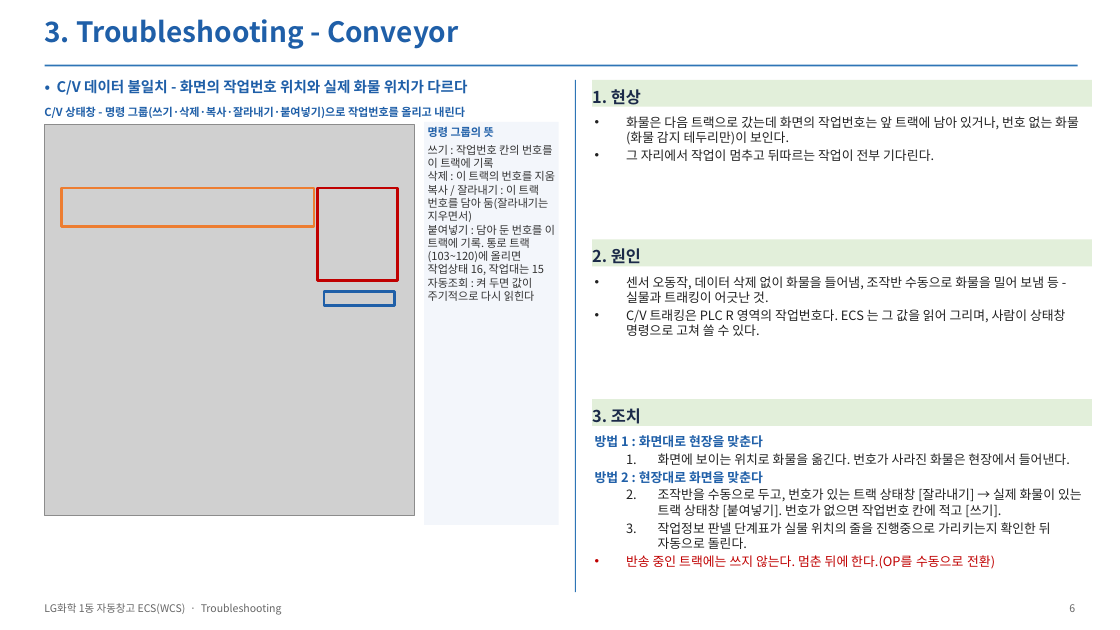
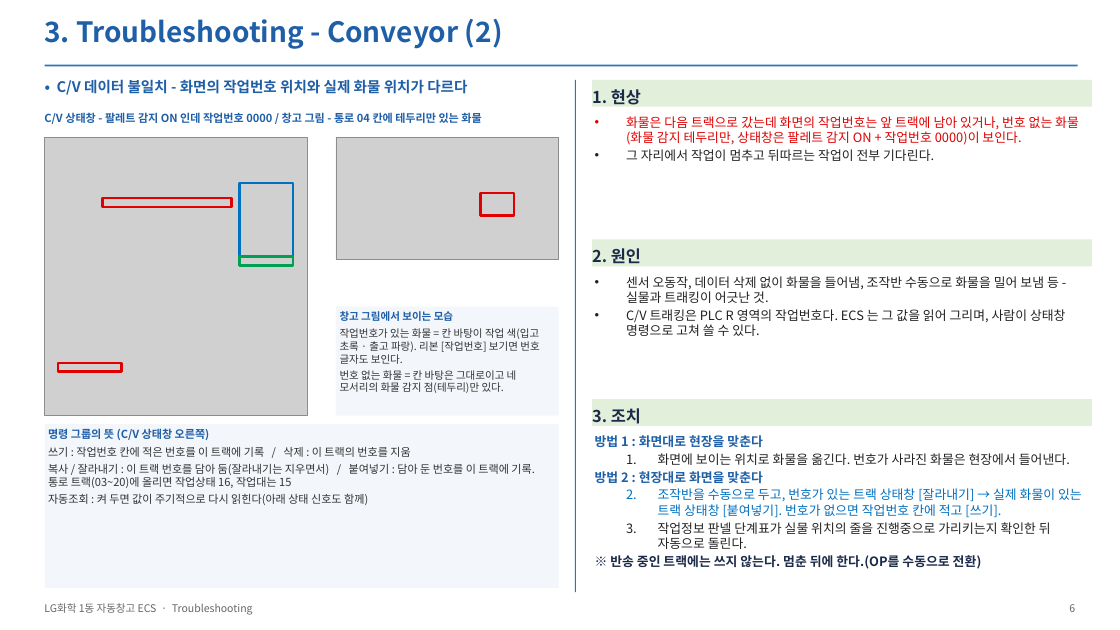
Before and after one commit to yeorijby-coder/LGLS_ALL, a slide deck: slide 6 of docs/산출물_20261110/05_ECS_Troubleshooting.pptx. Drawn at 1120x630 pixels with LibreOffice and Linux fonts; fonts in the diff are those of the drawing; grey boxes stand for pictures. Boxes give left, top, right and bottom in pixels: in the first picture for what was removed or moved away, otherwise in the second. Text is boxed around its words. In the diff, an @@ line names an element or a change of style, - is before the commit and + after.

```diff
--- a/docs/산출물_20261110/05_ECS_Troubleshooting.pptx
+++ b/docs/산출물_20261110/05_ECS_Troubleshooting.pptx
@@ text at (44, 19, 503, 49): text changed @@
-3. Troubleshooting - Conveyor
+3. Troubleshooting - Conveyor (2)
@@ text at (44, 112, 481, 124): text changed @@
-C/V 상태창 - 명령 그룹(쓰기·삭제·복사·잘라내기·붙여넣기)으로 작업번호를 올리고 내린다
+C/V 상태창 - 팔레트 감지 ON 인데 작업번호 0000 / 창고 그림 - 통로 04 칸에 테두리만 있는 화물
@@ text at (626, 116, 1079, 145): text changed; text colour #222222 to #E00000 @@
-• 화물은 다음 트랙으로 갔는데 화면의 작업번호는 앞 트랙에 남아 있거나, 번호 없는 화물(화물 감지 테두리만)이 보인다.
+• 화물은 다음 트랙으로 갔는데 화면의 작업번호는 앞 트랙에 남아 있거나, 번호 없는 화물(화물 감지 테두리만, 상태창은 팔레트 감지 ON + 작업번호 0000)이 보인다.
@@ picture: place and size @@
-picture at (45, 124, 414, 516)
+picture at (45, 138, 308, 416)
@@ picture added at (336, 138, 559, 260) @@
@@ rectangle: place and size @@
-rectangle at (62, 188, 314, 227)
+rectangle at (103, 198, 231, 208)
@@ rectangle at (103, 198, 231, 208): outline #ED7D31 2.25 pt to #E00000 2.25 pt @@
@@ rectangle: place and size @@
-rectangle at (318, 188, 397, 281)
+rectangle at (239, 183, 293, 256)
@@ rectangle at (239, 183, 293, 256): outline #C00000 2.25 pt to #0070C0 2.25 pt @@
@@ rectangle added at (481, 193, 514, 215), outline #E00000 2.25 pt @@
@@ rectangle added at (239, 256, 293, 266), outline #00A050 2.25 pt @@
@@ rectangle removed at (324, 292, 395, 306) @@
@@ rectangle added at (336, 307, 559, 416), fill #F3F6FB, 9 pt, text #333333 @@
+창고 그림에서 보이는 모습
+작업번호가 있는 화물 = 칸 바탕이 작업 색(입고 초록 · 출고 파랑). 리본 [작업번호] 보기면 번호 글자도 보인다.
+번호 없는 화물 = 칸 바탕은 그대로이고 네 모서리의 화물 감지 점(테두리)만 있다.
@@ rectangle added at (58, 363, 122, 371), outline #E00000 2.25 pt @@
@@ rectangle "명령 그룹의 뜻 (C/V 상태창 ...": place and size @@
-rectangle "명령 그룹의 뜻 (C/V 상태창 ..." at (424, 122, 559, 525)
+rectangle "명령 그룹의 뜻 (C/V 상태창 ..." at (45, 424, 559, 588)
@@ text in rectangle at (48, 428, 534, 505): text changed @@
-명령 그룹의 뜻
-쓰기 : 작업번호 칸의 번호를 이 트랙에 기록
-삭제 : 이 트랙의 번호를 지움
-복사 / 잘라내기 : 이 트랙 번호를 담아 둠(잘라내기는 지우면서)
-붙여넣기 : 담아 둔 번호를 이 트랙에 기록. 통로 트랙(103~120)에 올리면 작업상태 16, 작업대는 15
-자동조회 : 켜 두면 값이 주기적으로 다시 읽힌다
+명령 그룹의 뜻 (C/V 상태창 오른쪽)
+쓰기 : 작업번호 칸에 적은 번호를 이 트랙에 기록 / 삭제 : 이 트랙의 번호를 지움
+복사 / 잘라내기 : 이 트랙 번호를 담아 둠(잘라내기는 지우면서) / 붙여넣기 : 담아 둔 번호를 이 트랙에 기록. 통로 트랙(03~20)에 올리면 작업상태 16, 작업대는 15
+자동조회 : 켜 두면 값이 주기적으로 다시 읽힌다(아래 상태 신호도 함께)
@@ text at (658, 488, 1082, 518): text colour #222222 to #0070C0 in "조작반을 수동으로 두고, 번호가 있는 트랙 상태창 ..." @@
@@ text at (610, 555, 982, 569): text changed; text colour #C00000 to #1B2A49; bold on @@
-• 반송 중인 트랙에는 쓰지 않는다. 멈춘 뒤에 한다.(OP를 수동으로 전환)
+※ 반송 중인 트랙에는 쓰지 않는다. 멈춘 뒤에 한다.(OP를 수동으로 전환)
@@ text at (44, 603, 253, 615): text changed @@
-LG화학 1동 자동창고 ECS(WCS) · Troubleshooting
+LG화학 1동 자동창고 ECS · Troubleshooting
```
Also in this commit, not shown: 23 other slides changed, 1 slide removed, 18 other files.
